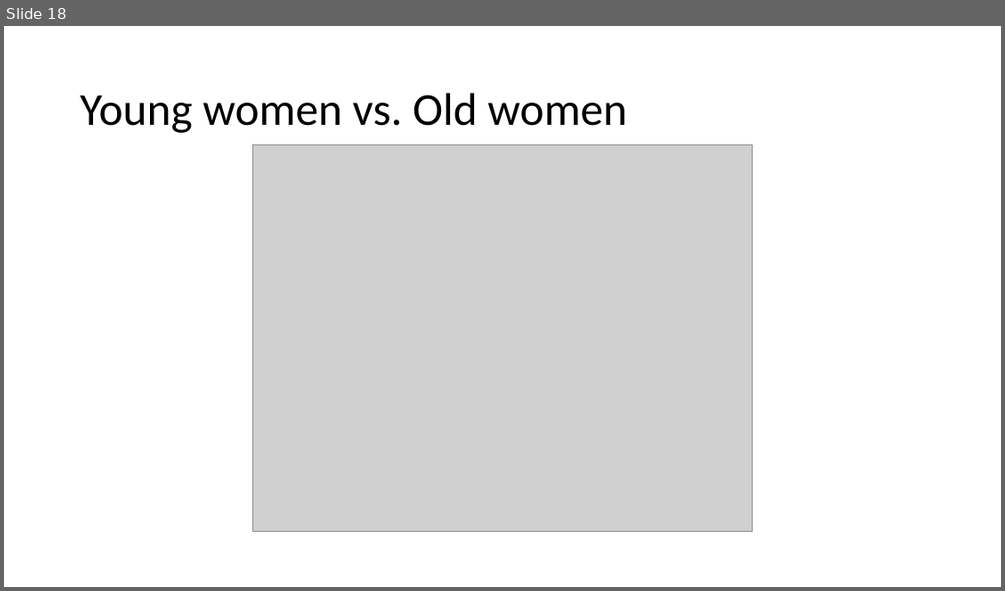
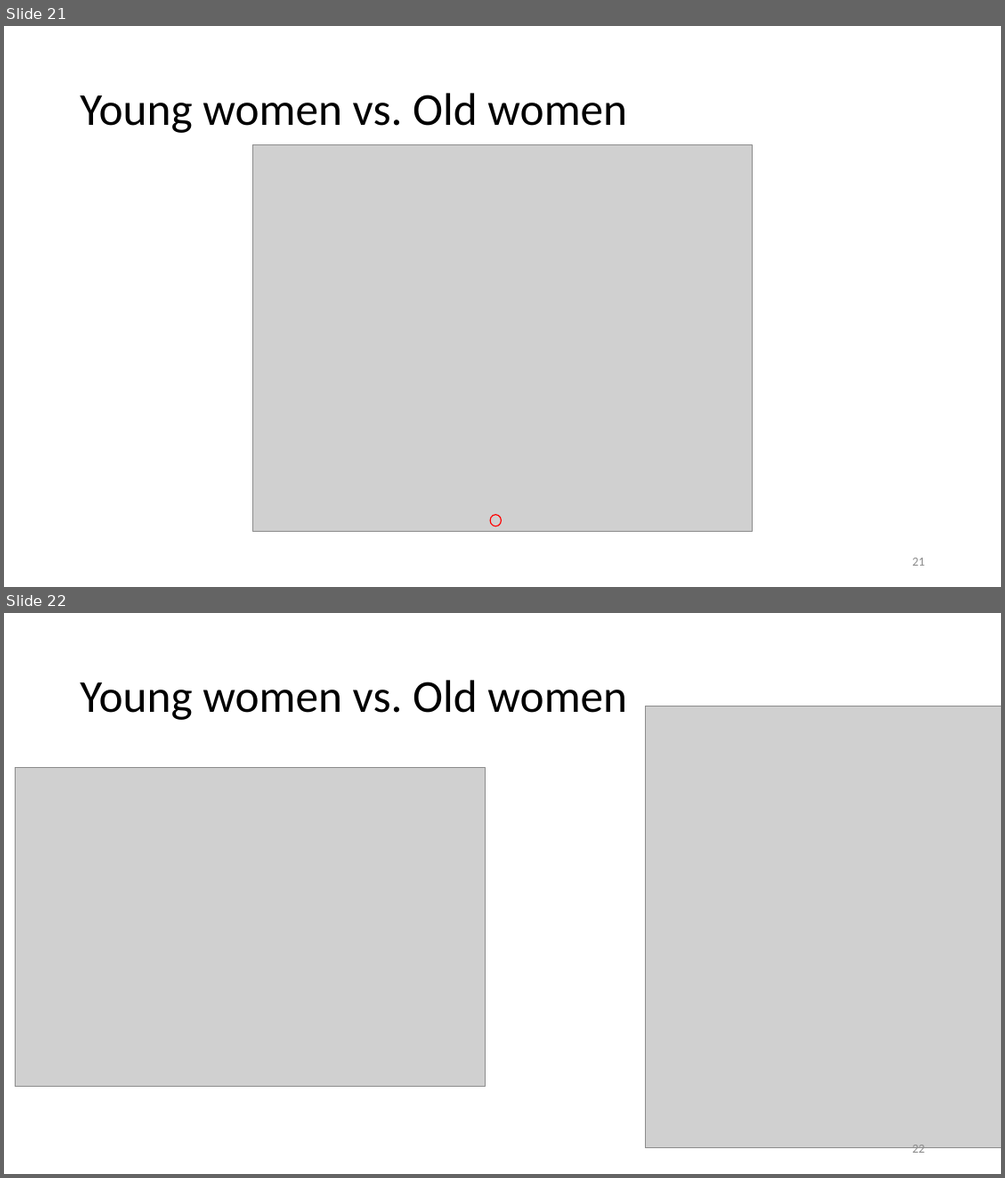
Before and after one commit to Yasmijnb/Git_Research-Practice, a slide deck: Results.pptx. Shown one above the other, each under a label of ours: slide 18 before the commit, slides 21 and 22 after it. The pictures are 1005x591 and 1005x1178 pixels, drawn with LibreOffice and Linux fonts; fonts in the diff are those of the drawing; grey boxes stand for pictures. Boxes give left, top, right and bottom in pixels: in the first picture for what was removed or moved away, otherwise in the second. Text is boxed around its words. In the diff, an @@ line names an element or a change of style, - is before the commit and + after.

```diff
--- a/Results.pptx
+++ b/Results.pptx
@@ slide 22 added at [4,613,1001,1174], background #FFFFFF @@
@@ title added at [80,680,627,720], 44 pt, text #000000 @@
+Young women vs. Old women
@@ picture added at [646,706,1001,1149] @@
@@ picture added at [15,768,485,1087] @@
@@ page number added at [912,1144,924,1156], 12 pt, text #8C8C8C @@
+22
@@ what was slide 18 is now slide 21 @@
@@ slide 21 changed as well @@
@@ ellipse added at [490,515,502,526], outline #FF0000 1 pt @@
@@ page number added at [912,557,924,565], 12 pt, text #8C8C8C @@
+21
```
Also in this commit, not shown: 18 other slides changed, 6 other slides added, 1 slide removed.
